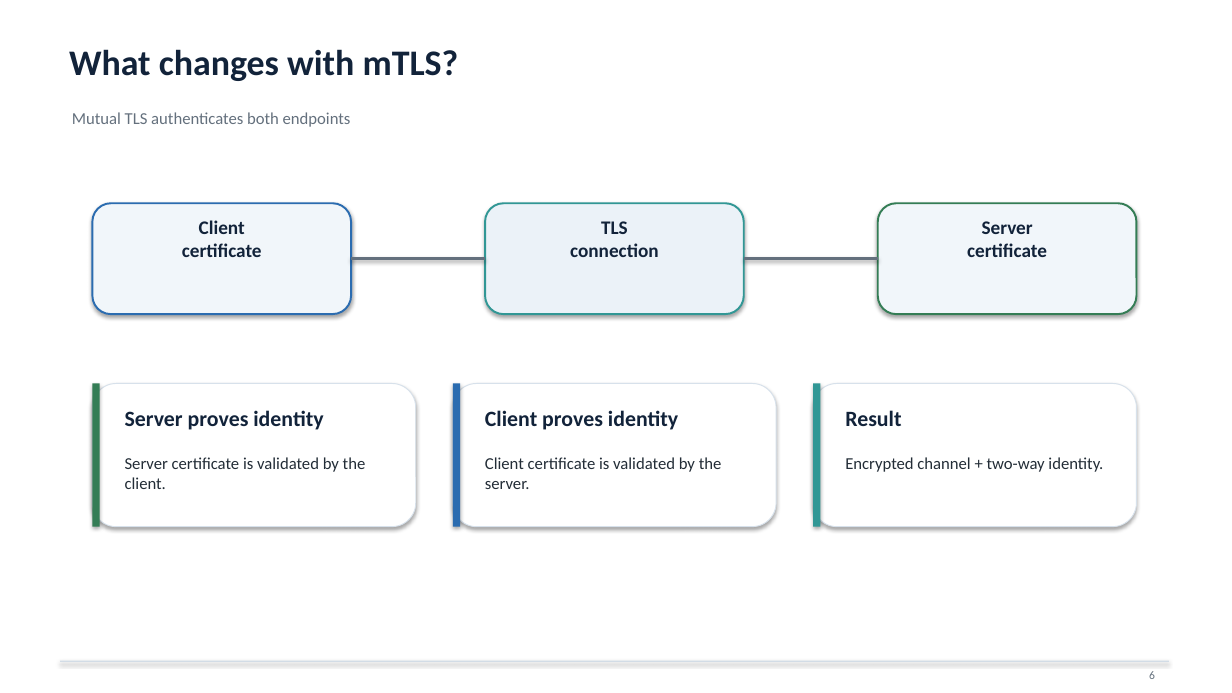
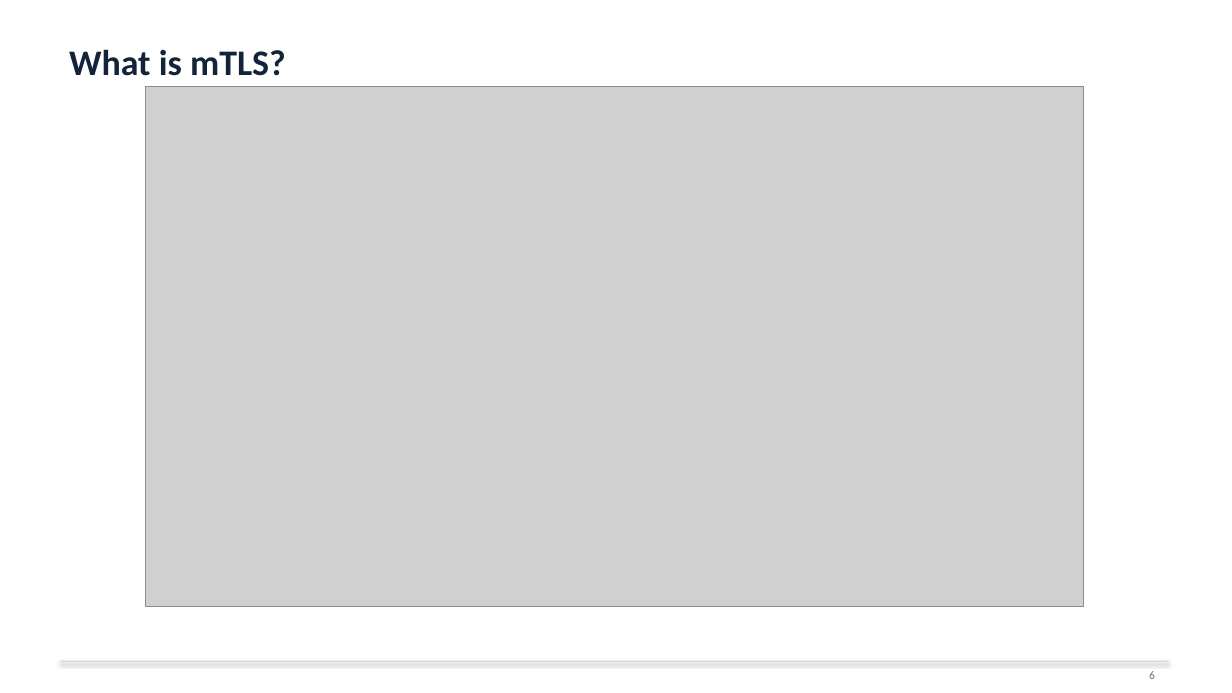
Before and after one commit to DanielLucaci/asdf, a slide deck: slide 16 of TLS_and_mTLS_Presentation.pptx (slide 6 before the commit). Drawn at 1232x693 pixels with LibreOffice and Linux fonts; fonts in the diff are those of the drawing; grey boxes stand for pictures. Boxes give left, top, right and bottom in pixels: in the first picture for what was removed or moved away, otherwise in the second. Text is boxed around its words. In the diff, an @@ line names an element or a change of style, - is before the commit and + after.

Commit message:
Added powerpoint presentation

```diff
--- a/TLS_and_mTLS_Presentation.pptx
+++ b/TLS_and_mTLS_Presentation.pptx
@@ text at <box>69,49,286,76</box>: text changed @@
-What changes with mTLS?
+What is mTLS?
@@ picture added at <box>145,87,1084,607</box> @@
@@ text removed at <box>72,112,351,127</box> @@
-Mutual TLS authenticates both endpoints
@@ rounded rectangle removed at <box>92,203,351,314</box> @@
@@ rounded rectangle removed at <box>485,203,744,314</box> @@
@@ rounded rectangle removed at <box>878,203,1137,314</box> @@
@@ text removed at <box>182,220,262,257</box> @@
-Client
-certificate
@@ text removed at <box>570,221,659,257</box> @@
-TLS
-connection
@@ text removed at <box>967,221,1047,257</box> @@
-Server
-certificate
@@ line removed from (351, 259) to (485, 259) @@
@@ line removed from (744, 259) to (878, 259) @@
@@ rounded rectangle removed at <box>92,384,416,527</box> @@
@@ rectangle removed at <box>92,384,100,527</box> @@
@@ rounded rectangle removed at <box>453,384,776,527</box> @@
@@ rectangle removed at <box>453,384,460,527</box> @@
@@ rounded rectangle removed at <box>813,384,1137,527</box> @@
@@ rectangle removed at <box>813,384,821,527</box> @@
@@ text removed at <box>125,410,323,430</box> @@
-Server proves identity
@@ text removed at <box>485,410,678,430</box> @@
-Client proves identity
@@ text removed at <box>845,410,901,426</box> @@
-Result
@@ text removed at <box>125,457,366,489</box> @@
-Server certificate is validated by the client.
@@ text removed at <box>485,457,722,489</box> @@
-Client certificate is validated by the server.
@@ text removed at <box>845,457,1103,472</box> @@
-Encrypted channel + two-way identity.
```
Also in this commit, not shown: 1 other slide changed, 16 slides added, 11 slides removed.
